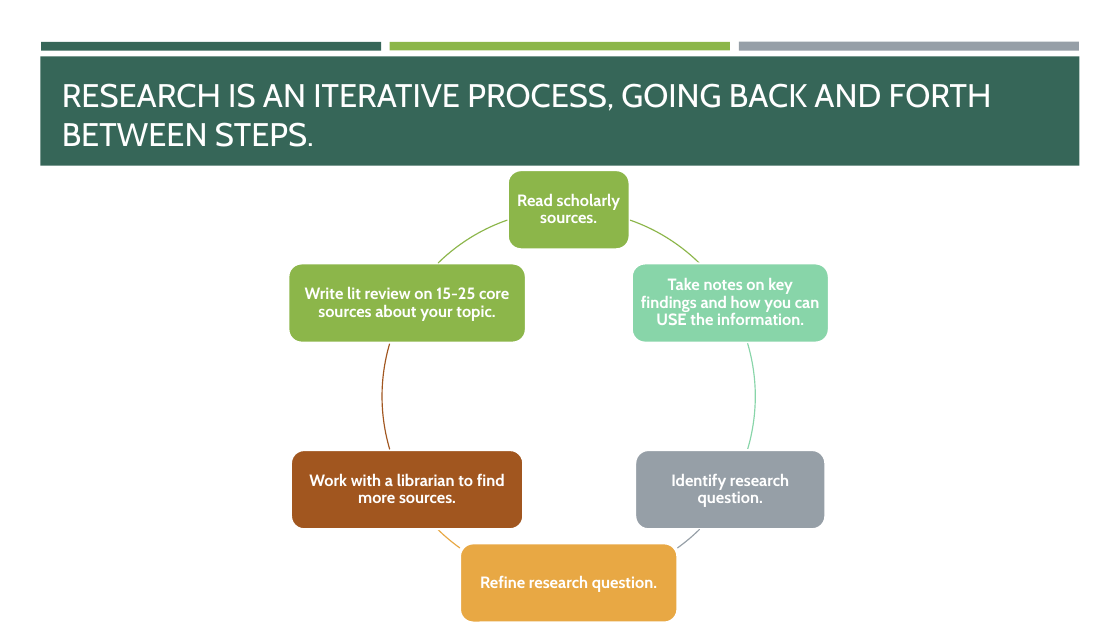
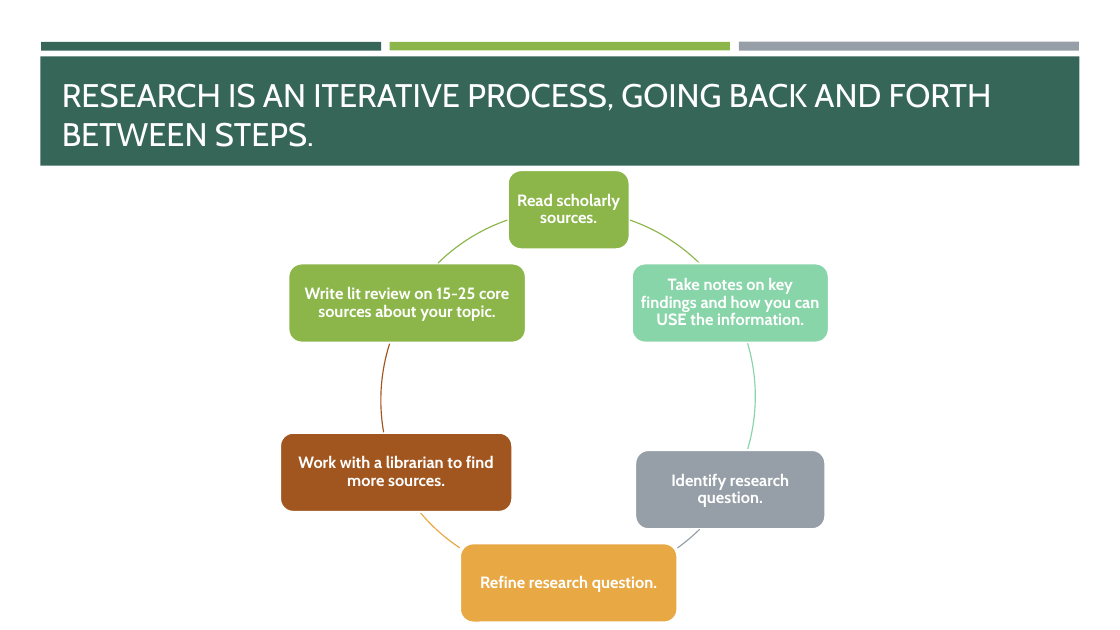
Before and after one commit to ekmaloney/soc490s, a slide deck: slide 6 of slides/feb24.pptx (slide 5 before the commit). Drawn at 1120x630 pixels with LibreOffice and Linux fonts; fonts in the diff are those of the drawing. Boxes give left, top, right and bottom in pixels: in the first picture for what was removed or moved away, otherwise in the second. Text is boxed around its words. In the diff, an @@ line names an element or a change of style, - is before the commit and + after.

```diff
--- a/slides/feb24.pptx
+++ b/slides/feb24.pptx
@@ freeform shape: place and size @@
-freeform shape at (382,210,755,583)
+freeform shape at (376,206,749,579)
@@ freeform shape at (381,213,754,586): outline redrawn @@
@@ rounded rectangle: place and size @@
-rounded rectangle at (291,450,523,529)
+rounded rectangle at (280,433,513,512)
@@ text "Work with a librarian to ...": place and size @@
-text "Work with a librarian to ..." at (309,473,505,503)
+text "Work with a librarian to ..." at (298,455,494,486)
```
Also in this commit, not shown: 1 slide added, 10 other files.
